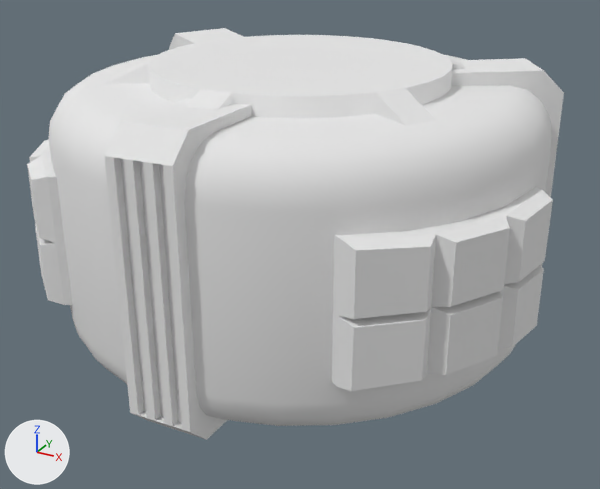
Two versions of the Blender file Models/MKS_PancakeTub/Assets/module/PancakeTub.blend, one commit apart.
Both versions are drawn from a camera (50 mm lens) standing at (2.14, -3.9, 1.68) and looking at (0.04, -0.08, -0.23). Every picture has the same lights, and +X, +Y and +Z are marked at lower left.

Objects in the first picture: 'body', 'boxes', 'clamps', 'stackring'.
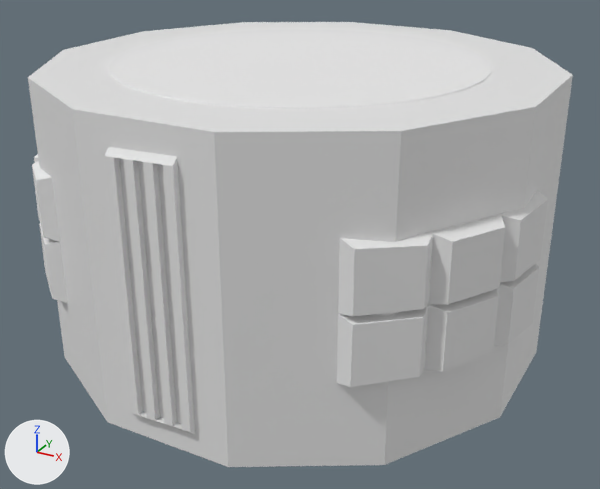
The newer file is also rescaled (x1.25) as a whole; pictures and numbers use the older file's frame.

Location of each change, [x1, y1, x2, y2] in pixels of the pictures (600 x 489 px):
'COLL', shown
    after: [28, 22, 573, 467]
'boxes', mesh rescaled (8% shorter)
    before: [27, 139, 553, 391]
    after: [32, 154, 548, 387]
'stackring', reshaped
    before: [106, 35, 466, 125]
    after: [109, 29, 492, 109]
'body', unchanged, covered by the edit
    before: [49, 54, 552, 426]

What changed in the scene script:
```text
Change me_cylinder:
    where me_cylinder.from_pydata(...)  # 24 vertices, 14 faces; spans x -1.37..1.37, y -1.37..1.37, z -0.8..0.8
    used by ob_coll; location = (0.0, 0.0, 0.0)
    me_cylinder part 1: the whole mesh is scaled about its middle by (0.98, 0.98, 0.992)
Change me_cylinder_007:
    where me_cylinder_007.from_pydata(...)  # 102 vertices, 90 faces; spans x -1.43..1.43, y -1.14..0.21, z -0.35..0.35
    used by ob_boxes; location = (0.0, 0.0, 0.0)
    me_cylinder_007 part 2: the whole mesh is scaled about the mesh origin by 0.984
Change me_cylinder_006:
    used by ob_stackring; location = (0.0, 0.0, 0.0)
    remove me_cylinder_006.from_pydata(...)  # 84 vertices, 56 faces; spans x -1.08..1.08, y -1.2..1.2, z -0.8..0.8
    add me_cylinder_006.from_pydata(...)  # 84 vertices, 50 faces; spans x -1.13..1.13, y -1.24..1.24, z -0.8..0.8
    me_cylinder_006 part 3: the whole mesh is rebuilt
Change ob_coll:
    remove ob_coll.hide_viewport = True
```
